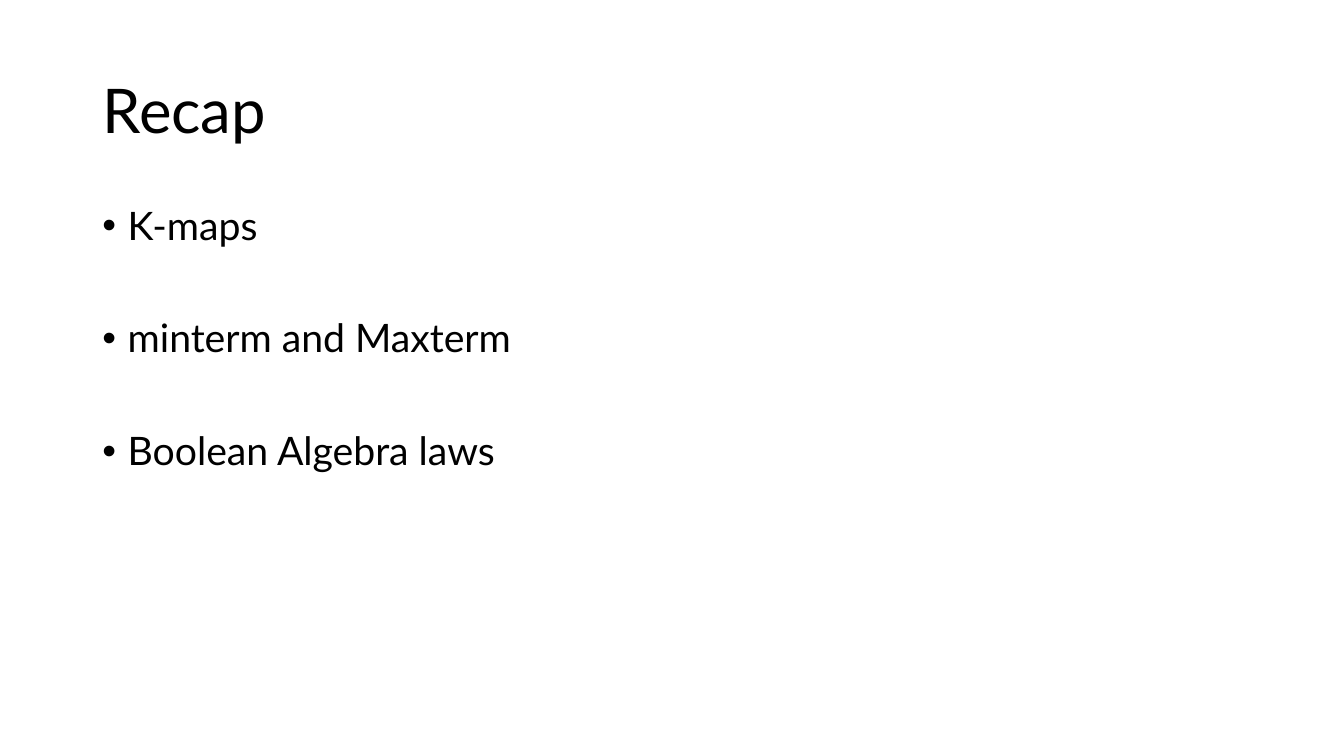
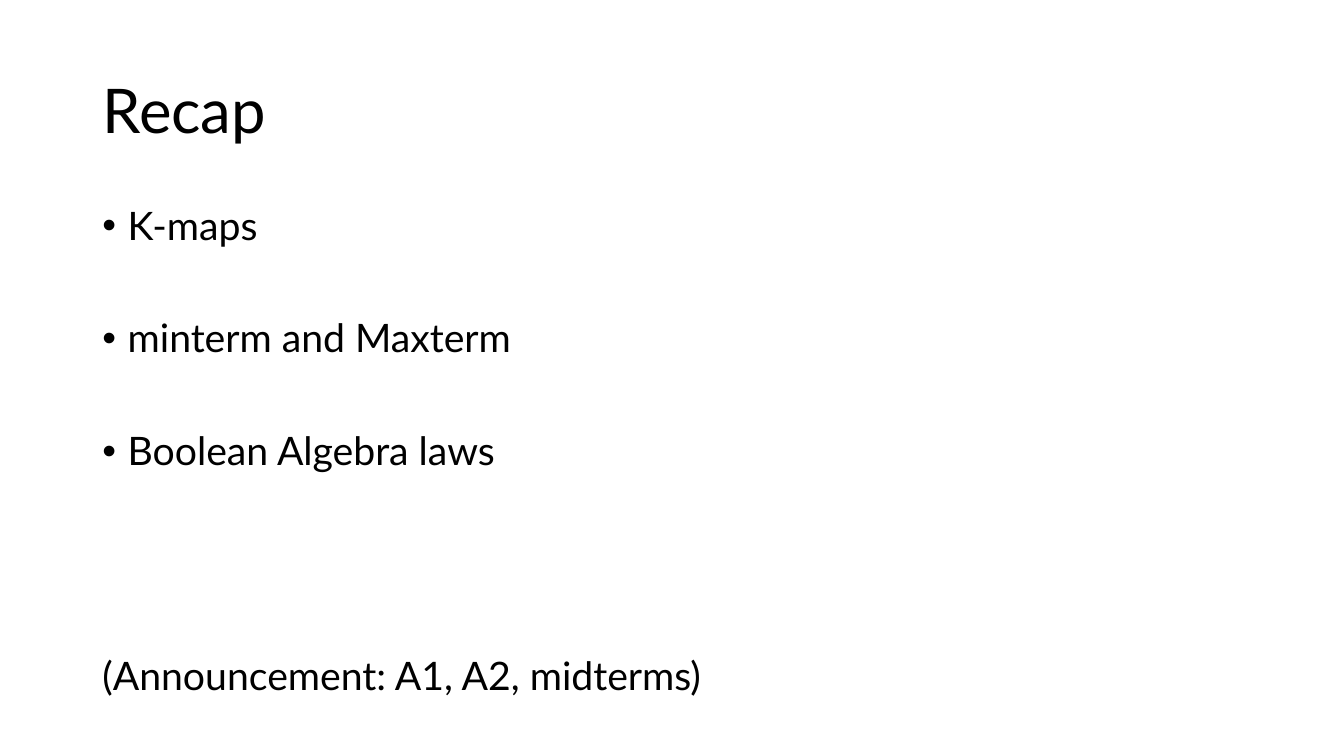
Before and after one commit to theodoreleebrant/TA-2425S1, a slide deck: slide 2 of CS2100/CS2100 Tutorial 6.pptx. Drawn at 1344x756 pixels with LibreOffice and Linux fonts; fonts in the diff are those of the drawing. Boxes give left, top, right and bottom in pixels: in the first picture for what was removed or moved away, otherwise in the second. Text is boxed around its words. In the diff, an @@ line names an element or a change of style, - is before the commit and + after.

```diff
--- a/CS2100/CS2100 Tutorial 6.pptx
+++ b/CS2100/CS2100 Tutorial 6.pptx
@@ text at [102,659,701,696]: paragraph added @@
+(Announcement: A1, A2, midterms)
```
Also in this commit, not shown: 1 other slide changed, 3 other files.
